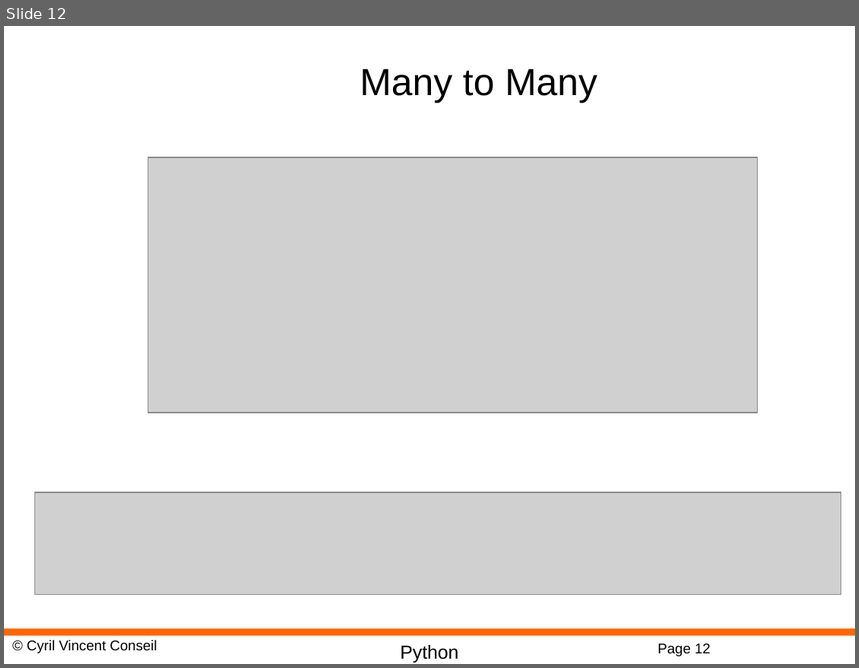
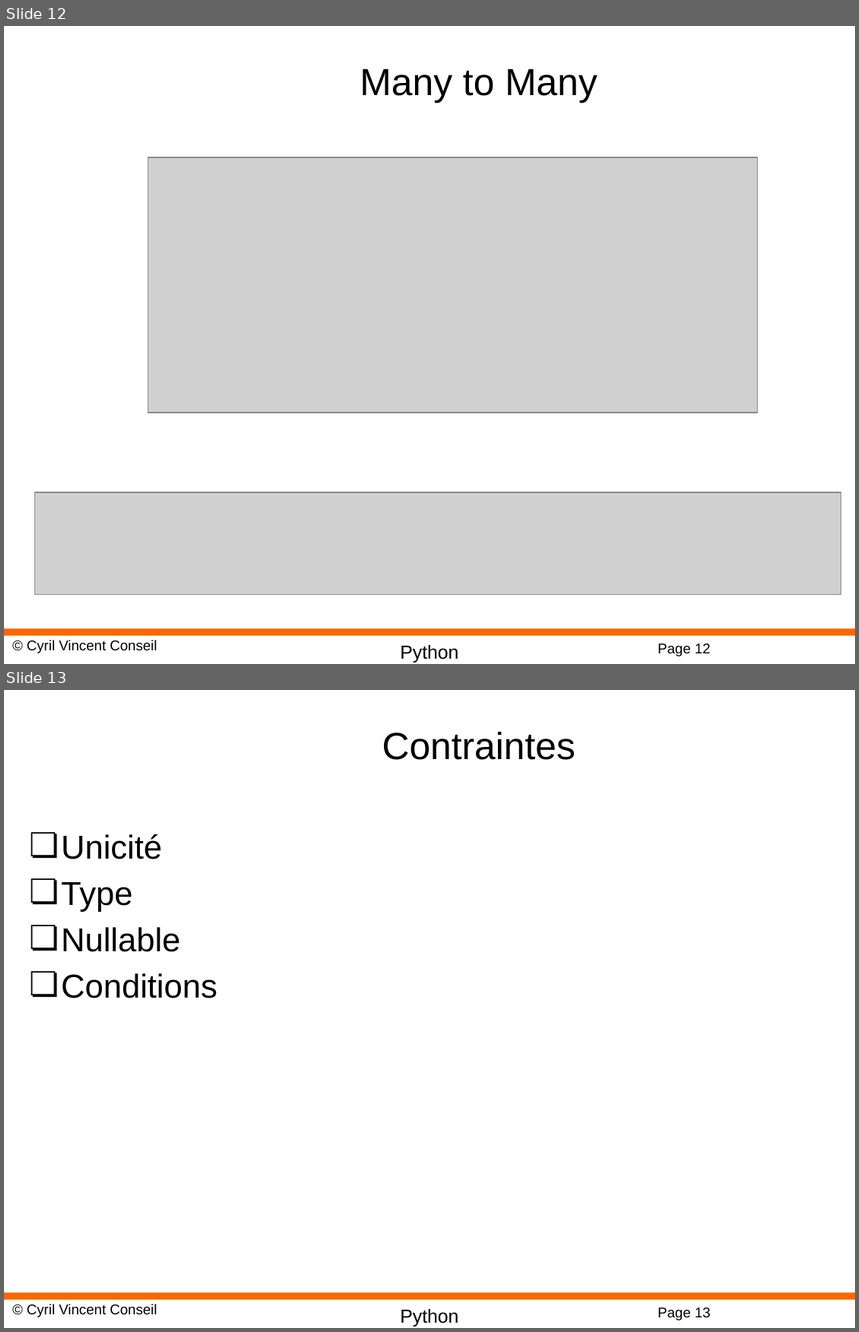
Before and after one commit to cyrilvincent/python, a slide deck: ppt/Python22-SQLAlchemy.pptx. Shown one above the other, each under a label of ours: slide 12 before the commit, slides 12 and 13 after it. The pictures are 859x668 and 859x1332 pixels, drawn with LibreOffice and Linux fonts; fonts in the diff are those of the drawing; grey boxes stand for pictures; background and template pictures are left out. Boxes give left, top, right and bottom in pixels: in the first picture for what was removed or moved away, otherwise in the second. Text is boxed around its words. In the diff, an @@ line names an element or a change of style, - is before the commit and + after.

```diff
--- a/ppt/Python22-SQLAlchemy.pptx
+++ b/ppt/Python22-SQLAlchemy.pptx
@@ slide 13 added at bbox=[4, 690, 855, 1328], background #FFFFFF; not listed: 4 template elements that a slide beside it also shows @@
@@ title added at bbox=[382, 732, 576, 760], 32 pt, text #000000 @@
+Contraintes
@@ text added at bbox=[61, 834, 218, 999], 28 pt, text #000000 @@
+❏ Unicité
+❏ Type
+❏ Nullable
+❏ Conditions
```
Also in this commit, not shown: 1 other slide added, 9 other files.
